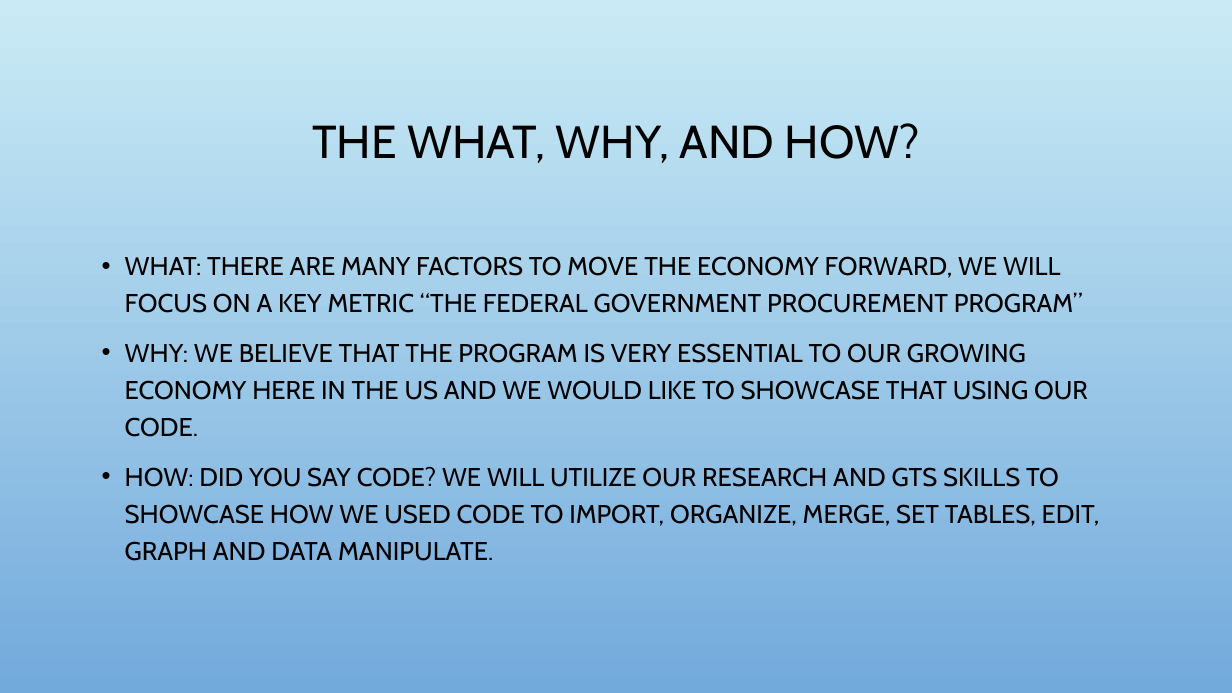
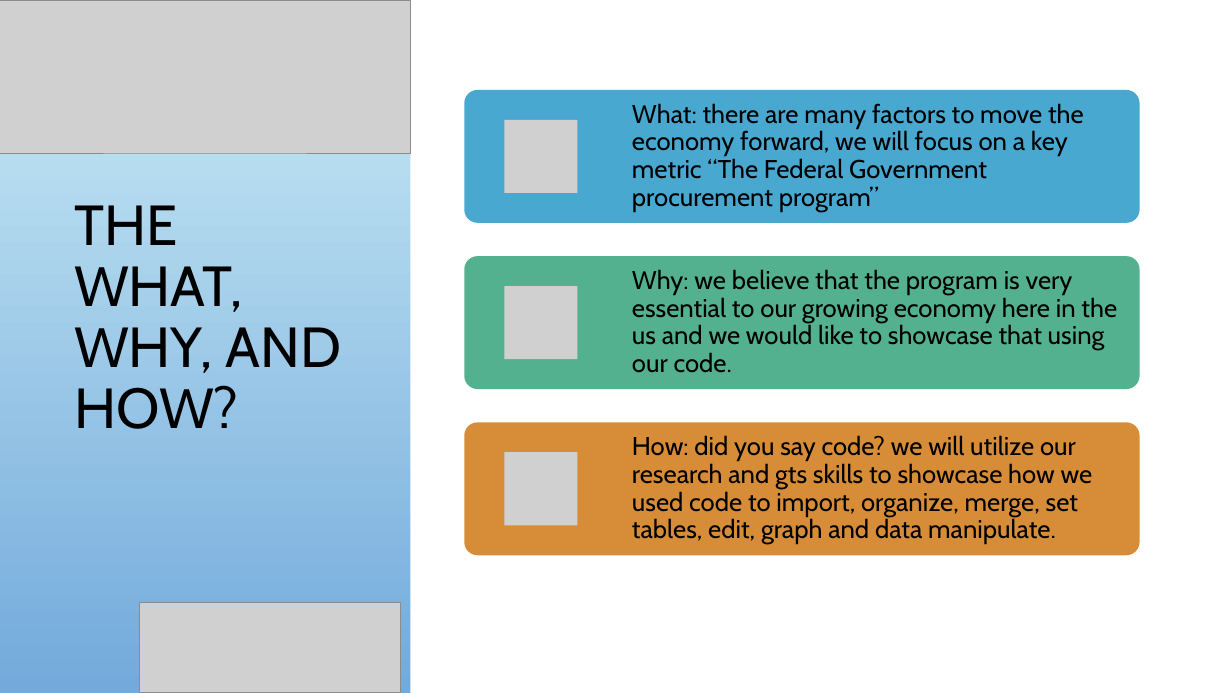
Before and after one commit to evlight/Project, a slide deck: slide 3 of Federal Government Contracts Analysis.pptx. Drawn at 1232x693 pixels with LibreOffice and Linux fonts; fonts in the diff are those of the drawing; grey boxes stand for pictures; background and template pictures are left out. Boxes give left, top, right and bottom in pixels: in the first picture for what was removed or moved away, otherwise in the second. Text is boxed around its words. In the diff, an @@ line names an element or a change of style, - is before the commit and + after.

Commit message:
Federal Government Contracts Analysis

```diff
--- a/Federal Government Contracts Analysis.pptx
+++ b/Federal Government Contracts Analysis.pptx
@@ rectangle added at (0, 0, 410, 693), fill gradient #CBECF5 to #73ABDD @@
@@ picture added at (0, 0, 410, 153) @@
@@ rectangle added at (410, 0, 1232, 693), fill #FFFFFF @@
@@ title "THE WHAT, WHY, AND HOW?": place and size @@
-title "THE WHAT, WHY, AND HOW?" at (312, 123, 920, 163)
+title "THE WHAT, WHY, AND HOW?" at (74, 205, 342, 429)
@@ title "THE WHAT, WHY, AND HOW?" at (74, 205, 342, 429): size 36 to 44 pt; alignment centre to left @@
@@ text removed at (125, 256, 1100, 561) @@
-• WHAT: THERE ARE MANY FACTORS TO MOVE THE ECONOMY FORWARD, WE WILL FOCUS ON A KEY METRIC “THE FEDERAL GOVERNMENT PROCUREMENT PROGRAM”
-• WHY: WE BELIEVE THAT THE PROGRAM IS VERY ESSENTIAL TO OUR GROWING ECONOMY HERE IN THE US AND WE WOULD LIKE TO SHOWCASE THAT USING OUR CODE.
-• HOW: DID YOU SAY CODE? WE WILL UTILIZE OUR RESEARCH AND GTS SKILLS TO SHOWCASE HOW WE USED CODE TO IMPORT, ORGANIZE, MERGE, SET TABLES, EDIT, GRAPH AND DATA MANIPULATE.
@@ group added at (464, 90, 1140, 555): 3 rounded rectangles, 3 pictures, 3 texts @@
+What: there are many factors to move the economy forward, we will focus on a key metric “The Federal Government procurement program”
+Why: we believe that the program is very essential to our growing economy here in the us and we would like to showcase that using our code.
+How: did you say code? we will utilize our research and gts skills to showcase how we used code to import, organize, merge, set tables, edit, graph and data manipulate.
@@ picture added at (140, 603, 401, 693) @@
```
Also in this commit, not shown: 4 other slides changed, 1 slide added, 1 slide removed.
